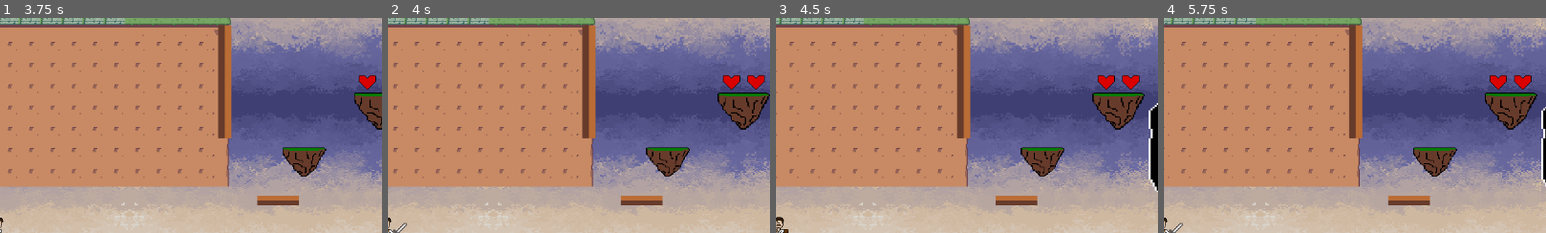
Above: before the commit, frames 1-4 (left to right).
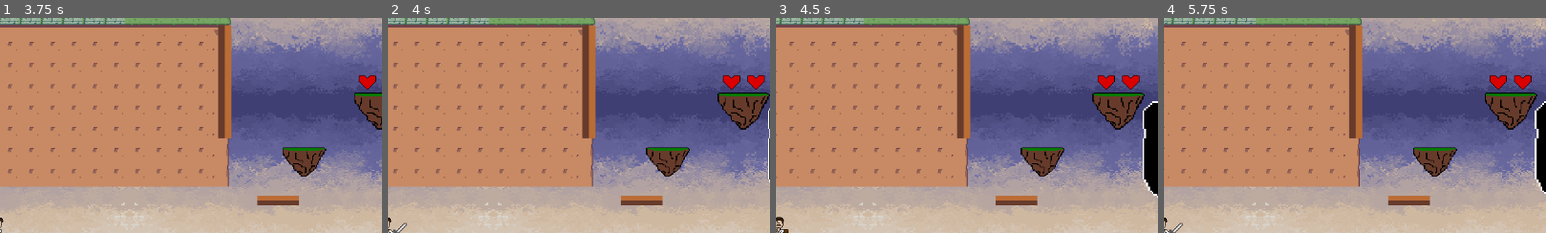
Above: after the commit, the same moments.

Repository: bscott519/ColossalCrisisGame
Game: Godot game, scene res://Scenes/level_7.tscn
Two runs of this game, one before a commit and one after it. Both use one fixed random seed, a clock stepped at 60 frames per second and the inputs below. This scene is started directly instead of the project's main scene. The engine's default icon, where the game draws it, is replaced by a stand-in: a white triangle on a blue panel in a dark square. Sound files missing from this copy of the repository are replaced by a short silence.
Inputs (mouse positions are % of the whole screen's width and height, from its top left):
- Up to frame 1 (3.75 s): tap Enter (enter) at 0.5, 1.35, 2.85 s; move the mouse to (72, 45) at 0.52 s; hold D (right) 0.53-2.03 s; click (72, 45) at 0.6 s; tap Space (jump) at 0.77, 1.52, 3.02 s; move the mouse to (30, 55) at 1.27 s; move the mouse to (60, 28) at 2.02 s; hold A (left) 2.03-2.78 s; click (60, 28) at 2.1 s; move the mouse to (45, 70) at 2.77 s; hold D (right) from 2.78 s (still down); move the mouse to (80, 65) at 3.52 s; click (80, 65) at 3.6 s
- Up to frame 2 (4 s): keep holding D (right); tap Space (jump) at 3.77 s
- Up to frame 3 (4.5 s): move the mouse to (20, 35) at 4.27 s; release D (right) at 4.28 s; hold A (left) from 4.28 s (still down); tap Enter (enter) at 4.35 s
- Up to frame 4 (5.75 s): tap Space (jump) at 4.52 s; move the mouse to (55, 50) at 5.02 s; release A (left) at 5.03 s; hold D (right) from 5.03 s (still down); click (55, 50) at 5.1 s
The pictures show only the part of the screen within x 50-100%, y 12-62%; the shares and areas given below are measured in that part.

Frame 1 is identical in both runs. In frame 2, 0.2% of the frame differs, in the area x 99-100%, y 41-77%; in frame 3, 1.0%, in the area x 96-100%, y 38-84%; in frame 4, 1.0%.

Commit message:
Update master_giant.tscn

Diff:
--- a/Scenes/master_giant.tscn
+++ b/Scenes/master_giant.tscn
@@ -505,8 +505,18 @@
 [sub_resource type="CircleShape2D" id="CircleShape2D_lp5c8"]
 radius = 24.0208
 
+[sub_resource type="AnimationNodeAnimation" id="AnimationNodeAnimation_7omvd"]
+animation = &"SETUP"
+
+[sub_resource type="AnimationNodeStateMachineTransition" id="AnimationNodeStateMachineTransition_lp5c8"]
+advance_mode = 2
+
 [sub_resource type="AnimationNodeStateMachine" id="AnimationNodeStateMachine_xa0uu"]
-graph_offset = Vector2(-69.4399, -15.45)
+states/SETUP/node = SubResource("AnimationNodeAnimation_7omvd")
+states/SETUP/position = Vector2(319.06, 64.05)
+states/Start/position = Vector2(198.5, 98.375)
+transitions = ["Start", "SETUP", SubResource("AnimationNodeStateMachineTransition_lp5c8")]
+graph_offset = Vector2(-108.06, -1.94249)
 
 [sub_resource type="AtlasTexture" id="AtlasTexture_gv2vs"]
 atlas = ExtResource("4_7omvd")
@@ -620,6 +630,7 @@
 shape = SubResource("CircleShape2D_lp5c8")
 
 [node name="AnimationTree" type="AnimationTree" parent="."]
+active = false
 tree_root = SubResource("AnimationNodeStateMachine_xa0uu")
 anim_player = NodePath("../AnimationPlayer")
 
Not shown: 1 places in Scenes/master_giant.tscn that only renumber resources
